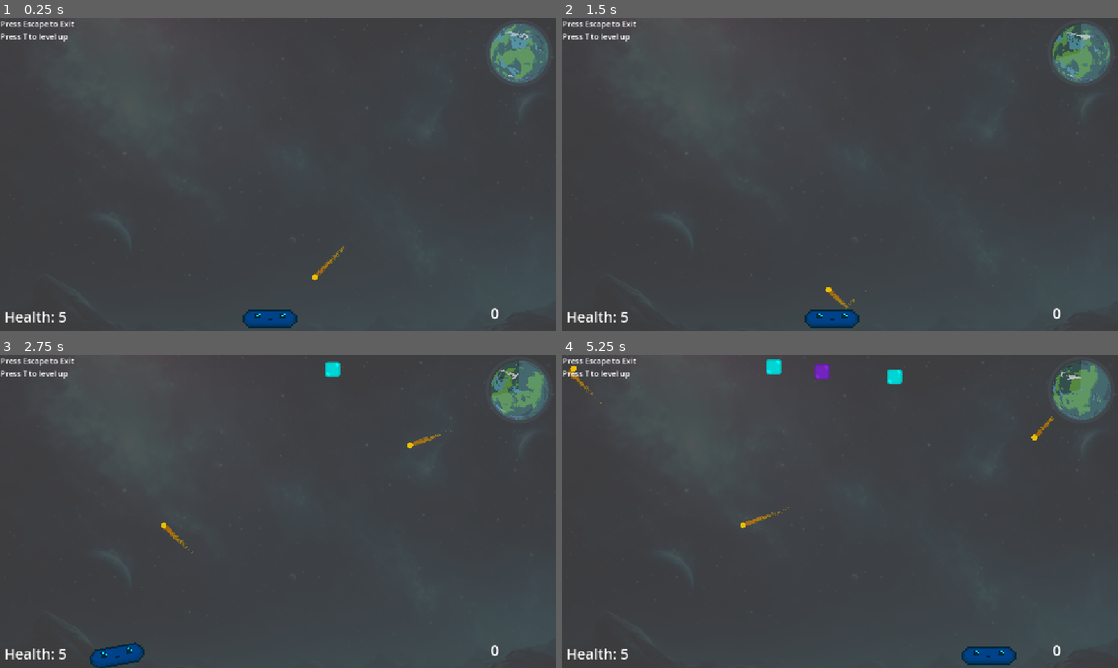
Above: before the commit, frames 1-4 (two rows, left to right).
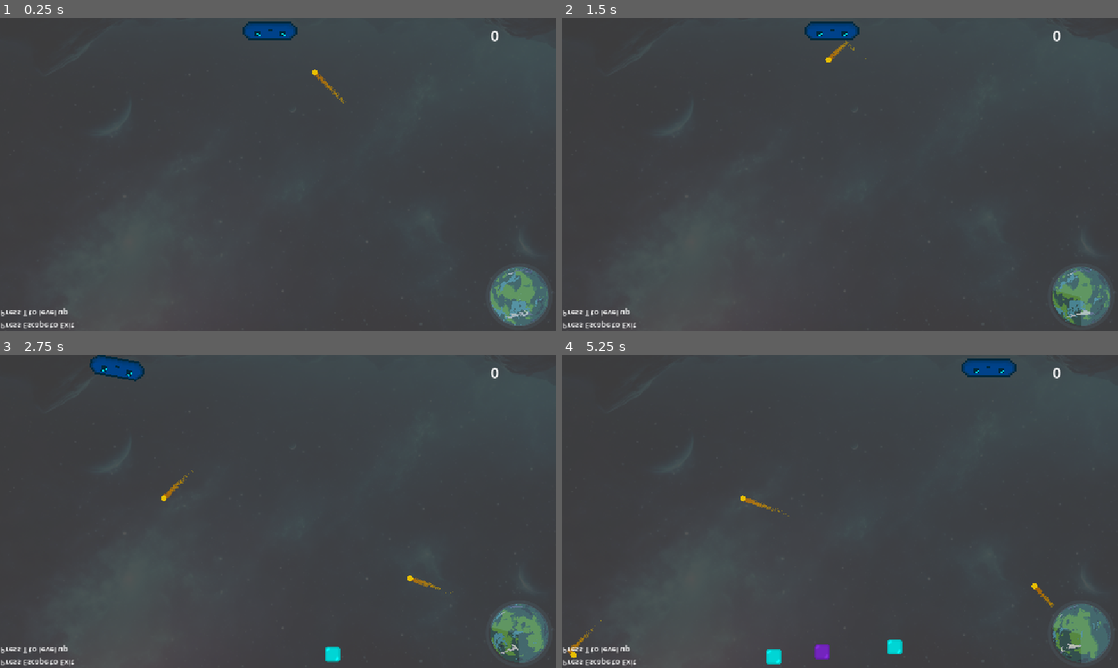
Above: after the commit, the same moments.

Repository: marcibaumel/HEJ_Brick
Game: Godot game, scene res://scenes/levels/customLevel.tscn
The game is run twice, just before and just after one commit, with the same random seed, the same clock (stepped at 60 frames per second) and the same inputs.
Inputs:
- Up to frame 1 (0.25 s): no input
- Up to frame 2 (1.5 s): tap T (destroy_children) at 0.5 s; hold Right (ui_right) 0.53-1.25 s; hold T (destroy_children) 0.53-1.25 s; click "MAX HEALTH+" at 1.25 s
- Up to frame 3 (2.75 s): tap T (destroy_children) at 2 s; hold Left (ui_left) from 2.03 s (still down); tap 1 at 2.1 s
- Up to frame 4 (5.25 s): tap T (destroy_children) at 2.75, 3.5, 4.25 s; release Left (ui_left) at 2.78 s; hold Right (ui_right) 2.78-4.28 s; tap 2 at 2.85 s; tap 3 at 3.6 s; hold Left (ui_left) 4.28-5 s; hold T (destroy_children) 4.28-5 s; click "BALL+" at 5 s

The runs differ from the first frame. In frame 1, 5.0% of the frame differs, in the area x 0-99%, y 0-100%; in frame 2, 4.7%; in frame 3, 5.1%; in frame 4, 5.6%.

Commit message:
shader connected

Diff:
--- /dev/null
+++ b/brickyMartin/scenes/CRT_Layer.tscn
@@ -0,0 +1,17 @@
+[gd_scene load_steps=4 format=3 uid="uid://djhvys50wrlyj"]
+
+[ext_resource type="Shader" uid="uid://4aqsql2vtxq4" path="res://shader/CRT_Effect.gdshader" id="1_tdey3"]
+
+[sub_resource type="ShaderMaterial" id="ShaderMaterial_waxap"]
+resource_local_to_scene = true
+shader = ExtResource("1_tdey3")
+
+[sub_resource type="QuadMesh" id="QuadMesh_waxap"]
+size = Vector2(1152, 648)
+center_offset = Vector3(576, 324, 0)
+
+[node name="CanvasLayer" type="CanvasLayer"]
+
+[node name="MeshInstance2D" type="MeshInstance2D" parent="."]
+material = SubResource("ShaderMaterial_waxap")
+mesh = SubResource("QuadMesh_waxap")
--- a/brickyMartin/scenes/game_manager.tscn
+++ b/brickyMartin/scenes/game_manager.tscn
@@ -17,6 +17,7 @@
 horizontal_alignment = 1
 
 [node name="Level" type="Label" parent="CanvasLayer"]
+visible = false
 offset_left = 8.0
 offset_top = 596.0
 offset_right = 117.0
--- a/brickyMartin/scenes/levels/customLevel.tscn
+++ b/brickyMartin/scenes/levels/customLevel.tscn
@@ -8,6 +8,7 @@
 [ext_resource type="Texture2D" uid="uid://dif6ulpo5dtwc" path="res://assets/background.png" id="4_rkrwd"]
 [ext_resource type="Script" uid="uid://bu3e5ea3htlsd" path="res://scripts/level_manager.gd" id="5_p4hxj"]
 [ext_resource type="PackedScene" uid="uid://csshqhix1rbkj" path="res://scenes/update_scene.tscn" id="7_rkrwd"]
+[ext_resource type="PackedScene" uid="uid://djhvys50wrlyj" path="res://scenes/CRT_Layer.tscn" id="9_xbyi8"]
 
 [sub_resource type="AtlasTexture" id="AtlasTexture_rkrwd"]
 atlas = ExtResource("2_p4hxj")
@@ -446,4 +447,6 @@
 [node name="UpdateScene" parent="." instance=ExtResource("7_rkrwd")]
 visible = false
 
+[node name="CanvasLayer" parent="." instance=ExtResource("9_xbyi8")]
+
 [connection signal="body_entered" from="Deadzone" to="." method="_on_deadzone_body_entered"]
--- a/brickyMartin/scenes/mainMenu.tscn
+++ b/brickyMartin/scenes/mainMenu.tscn
@@ -88,6 +88,22 @@
 theme_override_styles/normal = SubResource("StyleBoxFlat_c7uy4")
 text = "Options"
 
+[node name="Score" type="Button" parent="MenuButtonContainer"]
+layout_mode = 2
+size_flags_vertical = 3
+theme_override_colors/font_disabled_color = Color(0, 0, 0, 1)
+theme_override_colors/font_hover_pressed_color = Color(0, 0, 0, 1)
+theme_override_colors/font_hover_color = Color(0, 0, 0, 1)
+theme_override_colors/font_color = Color(0, 0, 0, 1)
+theme_override_colors/font_focus_color = Color(0, 0, 0, 1)
+theme_override_colors/font_pressed_color = Color(0, 0, 0, 1)
+theme_override_font_sizes/font_size = 30
+theme_override_styles/focus = SubResource("StyleBoxEmpty_qkhwq")
+theme_override_styles/hover = SubResource("StyleBoxFlat_qkhwq")
+theme_override_styles/pressed = SubResource("StyleBoxFlat_3d1i7")
+theme_override_styles/normal = SubResource("StyleBoxFlat_c7uy4")
+text = "High Score"
+
 [node name="ExitButton" type="Button" parent="MenuButtonContainer"]
 layout_mode = 2
 size_flags_vertical = 3
@@ -119,7 +135,7 @@
 theme_override_constants/outline_size = 3
 theme_override_fonts/font = ExtResource("1_qkhwq")
 theme_override_font_sizes/font_size = 120
-text = "BrickyMartin"
+text = "Super Ozone Layer"
 
 [connection signal="pressed" from="MenuButtonContainer/StartButton" to="." method="_on_start_button_pressed"]
 [connection signal="pressed" from="MenuButtonContainer/ExitButton" to="." method="_on_exit_button_pressed"]
--- /dev/null
+++ b/brickyMartin/shader/CRT_Effect.gdshader
@@ -0,0 +1,8 @@
+shader_type canvas_item;
+render_mode unshaded, skip_vertex_transform;
+
+uniform sampler2D screen_texture: hint_screen_texture, filter_linear_mipmap;
+
+void fragment() {
+	COLOR = texture(screen_texture, UV);
+}
Not shown: 1 places in brickyMartin/scenes/levels/customLevel.tscn that only renumber resources
Not shown, added: brickyMartin/shader/CRT_Effect.gdshader.uid
